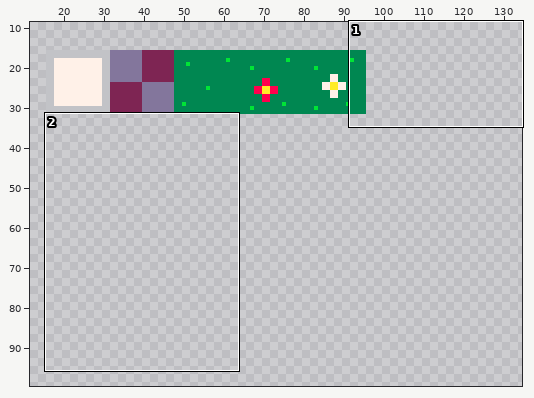
Two versions of one sprite sheet, Environment/Background/Background Tileset.png. The first picture is a wide view before the edit; the outline marks the close-up.
Close-up. Before the commit:
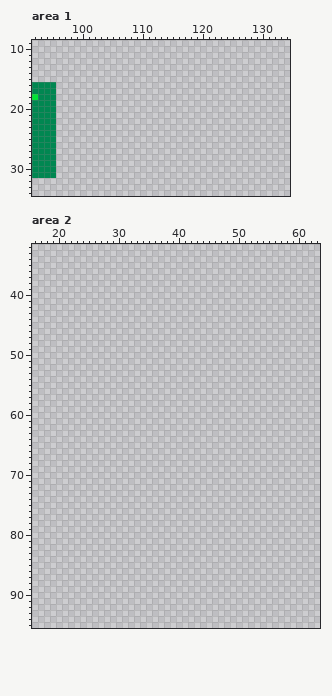
The file is 160x160 pixels. Shown: area 1: x 92..134, y 9..34; area 2: x 16..63, y 32..95. The wide view leaves out empty margins.
And afterwards:
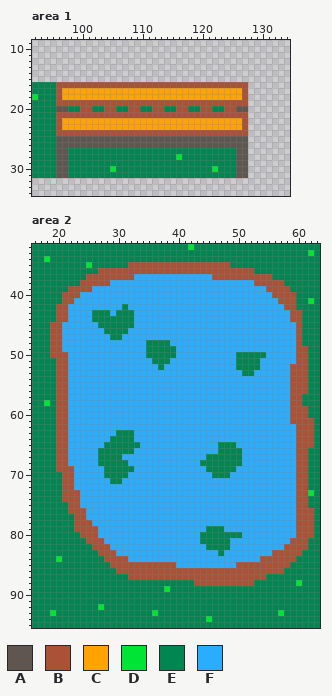
Palette (. is transparent): A #5f574f  B #ab5236  C #ffa300  D #00e436  E #008751  F #29adff
What changed:
Changed rows in their new state; - is an unchanged pixel.
Area 1:
first column x 96:
16 BBBBBBBBBBBBBBBBBBBBBBBBBBBBBBBB
17 BCCCCCCCCCCCCCCCCCCCCCCCCCCCCCCB
18 BCCCCCCCCCCCCCCCCCCCCCCCCCCCCCCB
19 BBBBBBBBBBBBBBBBBBBBBBBBBBBBBBBB
20 AAEEBBEEBBEEBBEEBBEEBBEEBBEEBBAA
21 BBBBBBBBBBBBBBBBBBBBBBBBBBBBBBBB
22 BCCCCCCCCCCCCCCCCCCCCCCCCCCCCCCB
23 BCCCCCCCCCCCCCCCCCCCCCCCCCCCCCCB
24 BBBBBBBBBBBBBBBBBBBBBBBBBBBBBBBB
25 AAAAAAAAAAAAAAAAAAAAAAAAAAAAAAAA
26 AAAAAAAAAAAAAAAAAAAAAAAAAAAAAAAA
27 AAEEEEEEEEEEEEEEEEEEEEEEEEEEEEAA
28 AAEEEEEEEEEEEEEEEEEEDEEEEEEEEEAA
29 AAEEEEEEEEEEEEEEEEEEEEEEEEEEEEAA
30 AAEEEEEEEDEEEEEEEEEEEEEEEEDEEEAA
31 AAEEEEEEEEEEEEEEEEEEEEEEEEEEEEAA
Area 2:
first column x 16:
32 EEEEEEEEEEEEEEEEEEEEEEEEEEDEEEEEEEEEEEEEEEEEEEEE
33 EEEEEEEEEEEEEEEEEEEEEEEEEEEEEEEEEEEEEEEEEEEEEEDE
34 EEDEEEEEEEEEEEEEEEEEEEEEEEEEEEEEEEEEEEEEEEEEEEEE
35 EEEEEEEEEDEEEEEEBBBBBBBBBBBBBBBBBEEEEEEEEEEEEEEE
36 EEEEEEEEEEEBBBBBBBBBBBBBBBBBBBBBBBBBBEEEEEEEEEEE
37 EEEEEEEEEBBBBBBBBFFFFFFFFFFFFFBBBBBBBBBBEEEEEEEE
38 EEEEEEEEBBBBBFFFFFFFFFFFFFFFFFFFFFFFFBBBBBEEEEEE
39 EEEEEEBBBBFFFFFFFFFFFFFFFFFFFFFFFFFFFFFBBBBEEEEE
40 EEEEEBBBFFFFFFFFFFFFFFFFFFFFFFFFFFFFFFFFBBBBEEEE
41 EEEEEBBFFFFFFFFFFFFFFFFFFFFFFFFFFFFFFFFFFBBBEEDE
42 EEEEBBFFFFFFFFFEFFFFFFFFFFFFFFFFFFFFFFFFFFBBEEEE
43 EEEEBBFFFFEEEFEEEFFFFFFFFFFFFFFFFFFFFFFFFFFBBEEE
44 EEEEBBFFFFEEEEEEEFFFFFFFFFFFFFFFFFFFFFFFFFFBBEEE
45 EEEBBFFFFFFEEEEEEFFFFFFFFFFFFFFFFFFFFFFFFFFFBEEE
46 EEEBBFFFFFFFEEEEFFFFFFFFFFFFFFFFFFFFFFFFFFFFBEEE
47 EEEBBFFFFFFFFEEFFFFFFFFFFFFFFFFFFFFFFFFFFFFFBEEE
48 EEEBBFFFFFFFFFFFFFFEEEEFFFFFFFFFFFFFFFFFFFFFBEEE
49 EEEBBFFFFFFFFFFFFFFEEEEEFFFFFFFFFFFFFFFFFFFFBBEE
50 EEEBBBFFFFFFFFFFFFFEEEEEFFFFFFFFFFEEEEEFFFFFBBEE
51 EEEEBBFFFFFFFFFFFFFFEEEFFFFFFFFFFFEEEEFFFFFFBBEE
52 EEEEBBFFFFFFFFFFFFFFFEFFFFFFFFFFFFEEEEFFFFFBBBEE
53 EEEEBBFFFFFFFFFFFFFFFFFFFFFFFFFFFFFEEFFFFFFBBBEE
54 EEEEBBFFFFFFFFFFFFFFFFFFFFFFFFFFFFFFFFFFFFFBBBEE
55 EEEEBBFFFFFFFFFFFFFFFFFFFFFFFFFFFFFFFFFFFFFBBBEE
56 EEEEBBFFFFFFFFFFFFFFFFFFFFFFFFFFFFFFFFFFFFFBBBEE
57 EEEEBBFFFFFFFFFFFFFFFFFFFFFFFFFFFFFFFFFFFFFBBEEE
58 EEDEBBFFFFFFFFFFFFFFFFFFFFFFFFFFFFFFFFFFFFFBBEEE
59 EEEEBBFFFFFFFFFFFFFFFFFFFFFFFFFFFFFFFFFFFFFBBBEE
60 EEEEBBFFFFFFFFFFFFFFFFFFFFFFFFFFFFFFFFFFFFFBBBEE
61 EEEEBBFFFFFFFFFFFFFFFFFFFFFFFFFFFFFFFFFFFFFBBBBE
62 EEEEBBFFFFFFFFFFFFFFFFFFFFFFFFFFFFFFFFFFFFFFBBBE
63 EEEEBBFFFFFFFFEEEFFFFFFFFFFFFFFFFFFFFFFFFFFFBBBE
64 EEEEBBFFFFFFFEEEEFFFFFFFFFFFFFFFFFFFFFFFFFFFBBBE
65 EEEEBBFFFFFFEEEEEEFFFFFFFFFFFFFEEEFFFFFFFFFFBBBE
66 EEEEBBFFFFFEEEEEEFFFFFFFFFFFFFFEEEEFFFFFFFFFBBEE
67 EEEEBBFFFFFEEEEFFFFFFFFFFFFFFEEEEEEFFFFFFFFFBBEE
68 EEEEBBFFFFFEEEEEFFFFFFFFFFFFEEEEEEEFFFFFFFFFBBEE
69 EEEEBBBFFFFFEEEEEFFFFFFFFFFFFEEEEEFFFFFFFFFFBBEE
70 EEEEEBBFFFFFEEEEFFFFFFFFFFFFFFEEEFFFFFFFFFFFBBEE
71 EEEEEBBFFFFFFEEFFFFFFFFFFFFFFFFFFFFFFFFFFFFFBBEE
72 EEEEEBBFFFFFFFFFFFFFFFFFFFFFFFFFFFFFFFFFFFFFBBEE
73 EEEEEBBBFFFFFFFFFFFFFFFFFFFFFFFFFFFFFFFFFFFFBBDE
74 EEEEEBBBFFFFFFFFFFFFFFFFFFFFFFFFFFFFFFFFFFFFBBEE
75 EEEEEEBBFFFFFFFFFFFFFFFFFFFFFFFFFFFFFFFFFFFFBBEE
76 EEEEEEBBBFFFFFFFFFFFFFFFFFFFFFFFFFFFFFFFFFFFBBBE
77 EEEEEEEBBFFFFFFFFFFFFFFFFFFFFFFFFFFFFFFFFFFFBBBE
78 EEEEEEEBBBFFFFFFFFFFFFFFFFFFFFFFFFFFFFFFFFFFBBBE
79 EEEEEEEBBBBFFFFFFFFFFFFFFFFFFEEEFFFFFFFFFFFFBBBE
80 EEEEEEEEBBBFFFFFFFFFFFFFFFFFEEEEEEEFFFFFFFFFBBBE
81 EEEEEEEEEBBBFFFFFFFFFFFFFFFFEEEEEFFFFFFFFFFBBBEE
82 EEEEEEEEEEBBBFFFFFFFFFFFFFFFFEEEEFFFFFFFFFBBBBEE
83 EEEEEEEEEEEBBBFFFFFFFFFFFFFFFFFEFFFFFFFFBBBBBEEE
84 EEEEDEEEEEEEBBBBFFFFFFFFFFFFFFFFFFFFFFBBBBBBEEEE
85 EEEEEEEEEEEEEBBBBBBBBBBBFFFFFFFFFFBBBBBBBBBEEEEE
86 EEEEEEEEEEEEEEBBBBBBBBBBBBBBBBBBBBBBBBBBBBEEEEEE
87 EEEEEEEEEEEEEEEEBBBBBBBBBBBBBBBBBBBBBBBEEEEEEEEE
88 EEEEEEEEEEEEEEEEEEEEEEEEEEEBBBBBBBBBBEEEEEEEDEEE
89 EEEEEEEEEEEEEEEEEEEEEEDEEEEEEEEEEEEEEEEEEEEEEEEE
90 EEEEEEEEEEEEEEEEEEEEEEEEEEEEEEEEEEEEEEEEEEEEEEEE
91 EEEEEEEEEEEEEEEEEEEEEEEEEEEEEEEEEEEEEEEEEEEEEEEE
92 EEEEEEEEEEEDEEEEEEEEEEEEEEEEEEEEEEEEEEEEEEEEEEEE
93 EEEDEEEEEEEEEEEEEEEEDEEEEEEEEEEEEEEEEEEEEDEEEEEE
94 EEEEEEEEEEEEEEEEEEEEEEEEEEEEEDEEEEEEEEEEEEEEEEEE
95 EEEEEEEEEEEEEEEEEEEEEEEEEEEEEEEEEEEEEEEEEEEEEEEE
